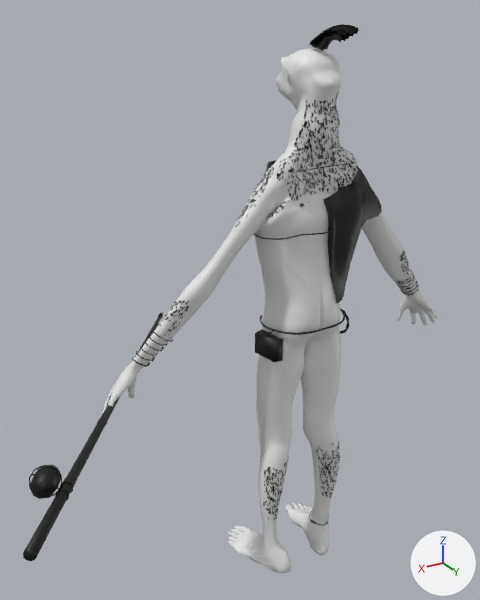
The glTF model assets/characters/pell/pell_lod1.glb, before and after one commit.
Before and after are seen from a camera (50 mm lens) standing at (1.47, 1.96, 2.33) and looking at (0.11, -0.31, 1.2). The axes (+X, +Y, +Z) are drawn at lower right. The lights are the same throughout. The older version comes first. Vertices at exactly the same position are counted once.

Script lines for the objects in view, before the commit:
```python
me_costume = bpy.data.meshes.new('Costume')
me_costume.from_pydata(...)  # 1418 vertices, 2587 faces; spans x -0.34..0.23, y -0.17..0.13, z 0.14..1.82
me_costume.materials.append(mat_cloth)
me_crest = bpy.data.meshes.new('Crest')
me_crest.from_pydata(...)  # 392 vertices, 336 faces; spans x -0.061..0.053, y -0.023..0.22, z 2.215..2.302
me_crest.materials.append(mat_crest)
me_fur = bpy.data.meshes.new('Fur')
me_fur.from_pydata(...)  # 5760 vertices, 2160 faces; spans x -0.61..0.61, y -0.14..0.11, z 0.28..2.09
me_fur.materials.append(mat_fur)
ob_costume = bpy.data.objects.new('Costume', me_costume)
ob_costume.location = (0.0, 0.0, 0.0)
ob_crest = bpy.data.objects.new('Crest', me_crest)
ob_crest.location = (0.0, 0.0, 0.0)
ob_fur = bpy.data.objects.new('Fur', me_fur)
ob_fur.location = (0.0, 0.0, 0.0)
# also in view: 'Staff' at (0.64, -0.35, 0.95); 'Head' at (0.0, -0.04, 2.1); 'Body' at (0.0, -0.08, 1.06)
```
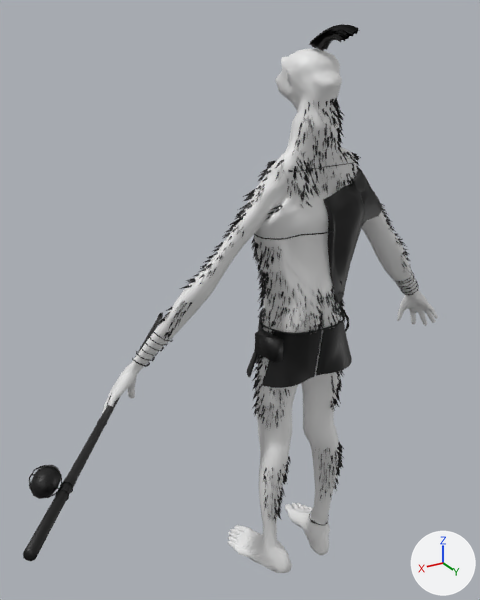
Patch to the scene script:
```diff
--- a/assets/characters/pell/pell_lod1.glb.py
+++ b/assets/characters/pell/pell_lod1.glb.py
@@ me_costume @@
 # used by ob_costume; location = (0.0, 0.0, 0.0)
-me_costume.from_pydata(...)  # 1418 vertices, 2587 faces; spans x -0.34..0.23, y -0.17..0.13, z 0.14..1.82
+me_costume.from_pydata(...)  # 1740 vertices, 3049 faces; spans x -0.34..0.24, y -0.17..0.13, z 0.14..1.82
+# me_costume part 1: a new loose piece of 48 vertices spanning x 0.01..0.24, y -0.13..-0.02, z 0.99..1.21, in mat_cloth
+# me_costume part 2: a new loose piece of 47 vertices spanning x 0.01..0.23, y -0.13..-0.02, z 0.99..1.21, in mat_cloth
+# me_costume part 3: a new loose piece of 37 vertices spanning x -0.22..-0.01, y 0.04..0.13, z 0.99..1.21, in mat_cloth
+# me_costume part 4: 5 vertices removed from x -0.15..0.15, y -0.1..0.13, z 1.21..1.22; 118 vertices added at x -0.24..0.22, y -0.13..0.13, z 0.99..1.22
+# other edits to the shape of me_costume do not show in these pictures
 me_costume.materials.append(mat_cloth)
@@ me_fur @@
 # used by ob_fur; location = (0.0, 0.0, 0.0)
-me_fur.from_pydata(...)  # 5760 vertices, 2160 faces; spans x -0.61..0.61, y -0.14..0.11, z 0.28..2.09
+me_fur.from_pydata(...)  # 5040 vertices, 1680 faces; spans x -0.64..0.62, y -0.15..0.15, z 0.26..2.07
+# me_fur part 5: 1190 loose pieces with 3794 vertices, spanning x -0.61..0.61, y -0.14..0.11, z 0.28..2.09, are deleted
+# me_fur part 6: 260 vertices moved within x -0.6..0.59, y -0.14..0.11, z 0.3..2.06; 1172 vertices removed from x -0.61..0.6, y -0.13..0.11, z 0.29..2.07; 4246 vertices added at x -0.64..0.62, y -0.15..0.15, z 0.26..2.07
+# other edits to the shape of me_fur do not show in these pictures
 me_fur.materials.append(mat_fur)
```

Where the change shows, as pixel boxes (x1, y1, x2, y2) in the pictures (480 x 600 px):
'Costume', reshaped
    before: (254, 166, 382, 525)
    after: (247, 165, 382, 525)
'Fur', reshaped
    before: (159, 93, 410, 520)
    after: (154, 98, 411, 523)
part 1 of me_costume, added (mostly hidden)
    after: (247, 319, 262, 377)
part 2 of me_costume, added (mostly hidden)
    after: (249, 323, 263, 377)
part 3 of me_costume, added
    after: (316, 318, 343, 375)
part 4 of me_costume, built on
    after: (263, 320, 352, 388)
part 5 of me_fur, deleted
    before: (159, 93, 410, 520)
part 6 of me_fur, built on
    before: (164, 99, 407, 514)
    after: (156, 98, 411, 523)
